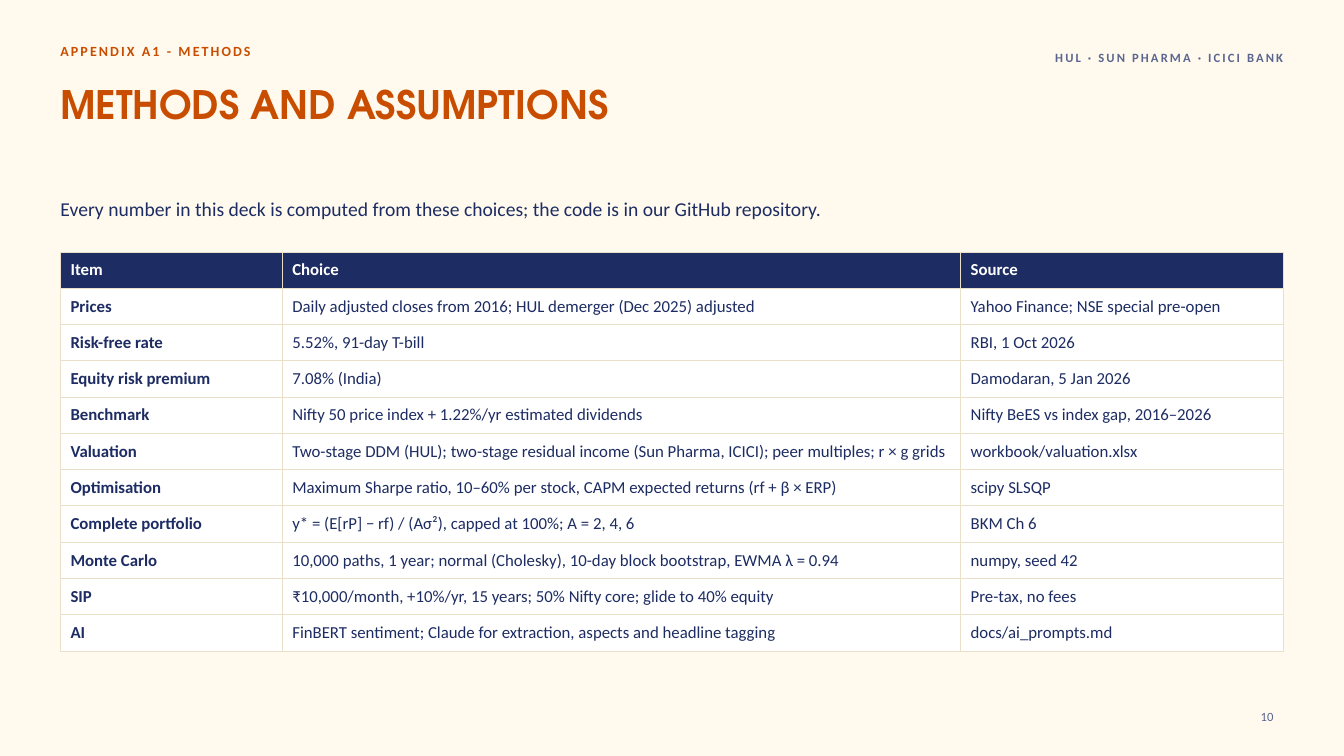
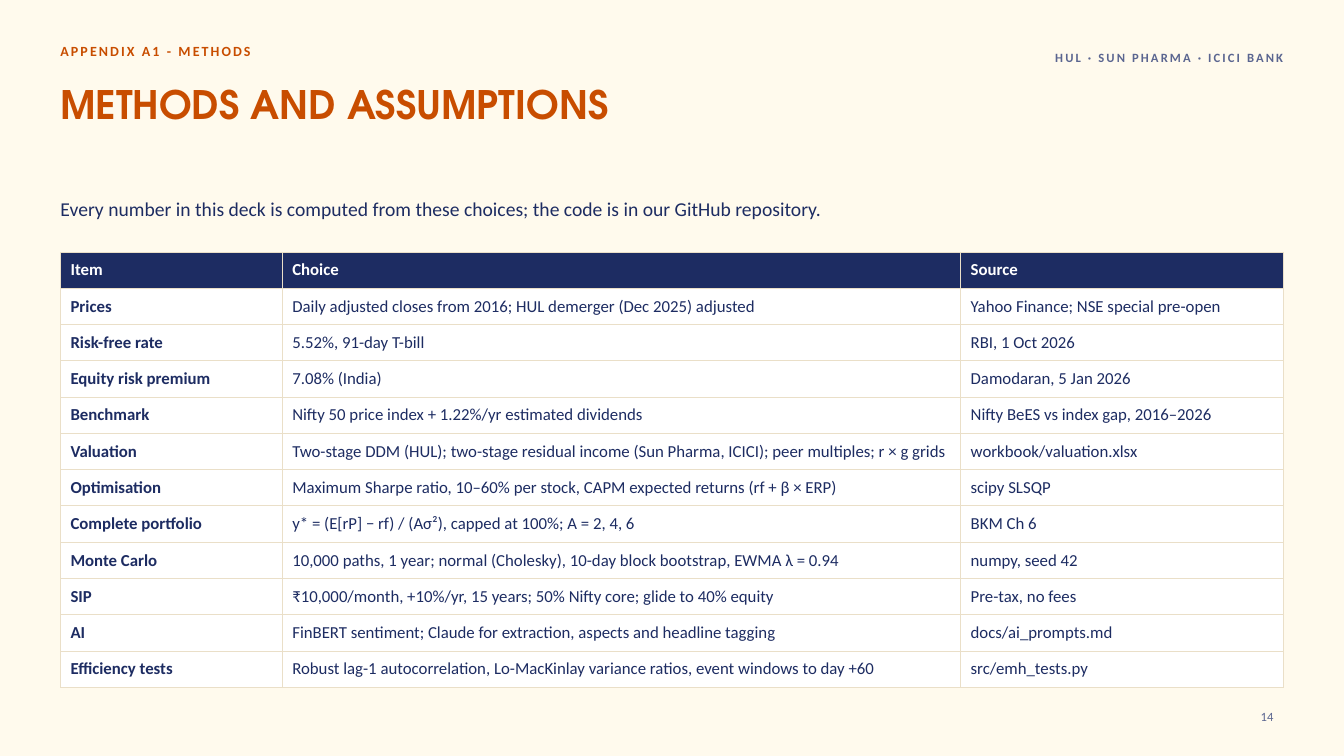
Before and after one commit to xXcromsom/sa-portfolio, a slide deck: slide 14 of deliverables/out/SA_Portfolio_Deck.pptx (slide 10 before the commit). Drawn at 1344x756 pixels with LibreOffice and Linux fonts; fonts in the diff are those of the drawing. Boxes give left, top, right and bottom in pixels: in the first picture for what was removed or moved away, otherwise in the second. Text is boxed around its words. In the diff, an @@ line names an element or a change of style, - is before the commit and + after.

```diff
--- a/deliverables/out/SA_Portfolio_Deck.pptx
+++ b/deliverables/out/SA_Portfolio_Deck.pptx
@@ table at (60, 252, 1284, 681) @@
+row 12: Efficiency tests | Robust lag-1 autocorrelation, Lo-MacKinlay variance ratios, event windows to day +60 | src/emh_tests.py
@@ page number at (1261, 713, 1274, 721): text changed @@
-10
+14
```
Also in this commit, not shown: 9 other slides changed, 5 slides added, 1 slide removed, 21 other files.
